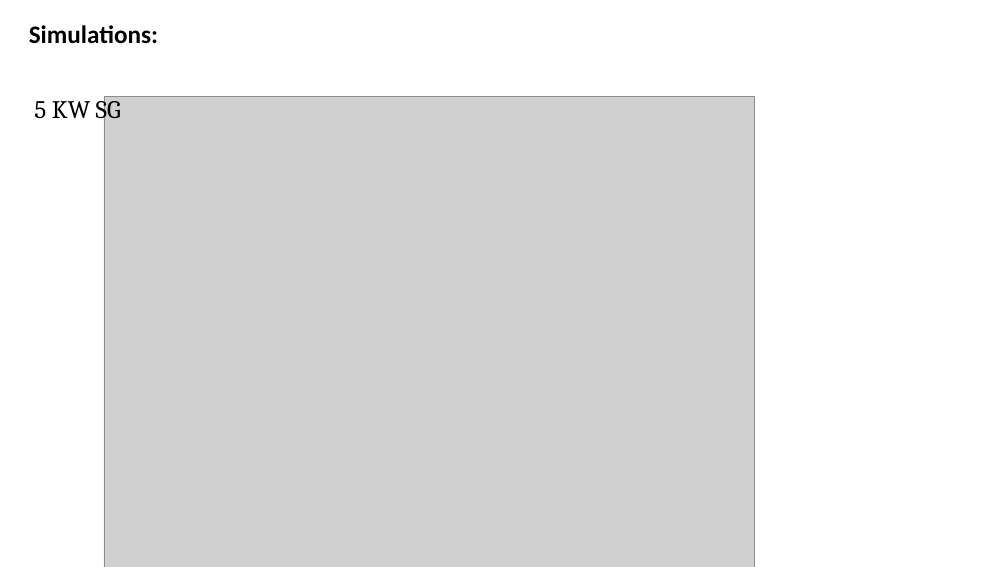
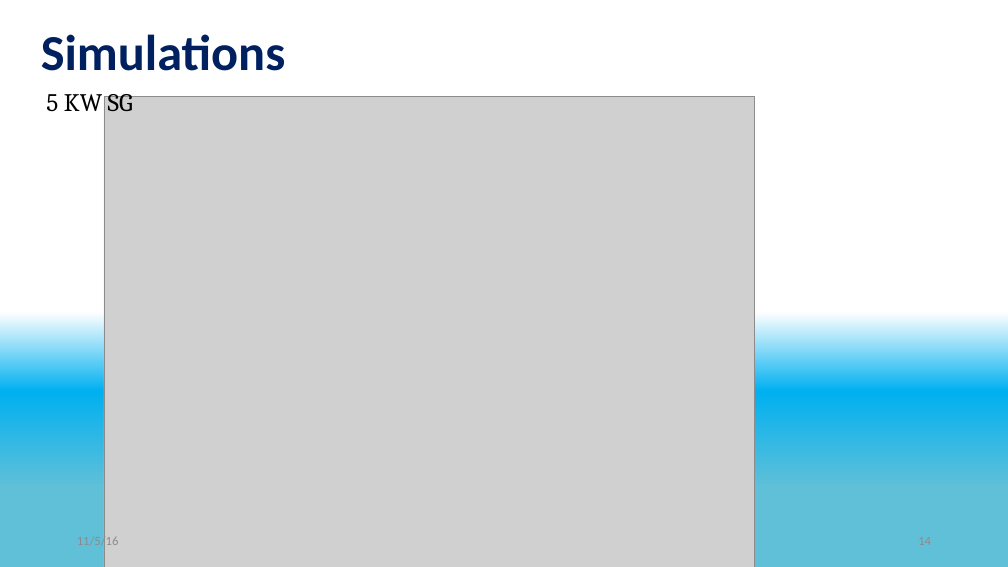
Before and after one commit to eladven/thesis, a slide deck: slide 14 of Presentations/Seminar.pptx (slide 11 before the commit). Drawn at 1008x567 pixels with LibreOffice and Linux fonts; fonts in the diff are those of the drawing; grey boxes stand for pictures. Boxes give left, top, right and bottom in pixels: in the first picture for what was removed or moved away, otherwise in the second. Text is boxed around its words. In the diff, an @@ line names an element or a change of style, - is before the commit and + after.

```diff
--- a/Presentations/Seminar.pptx
+++ b/Presentations/Seminar.pptx
@@ background #FFFFFF to gradient #FFFFFF to #00B0F0 to #60C0D8 @@
@@ subtitle at (29,25,158,44): paragraph removed @@
-Simulations:
@@ title added at (41,34,285,71), 48 pt, text #002060, bold @@
+Simulations
@@ subtitle "5 KW SG": place and size @@
-subtitle "5 KW SG" at (29,25,158,124)
+subtitle "5 KW SG" at (46,88,133,112)
@@ text added at (77,535,119,549), 12 pt, text #8C8C8C @@
+11/5/16
```
Also in this commit, not shown: 6 other slides changed, 16 slides added, 20 slides removed.
